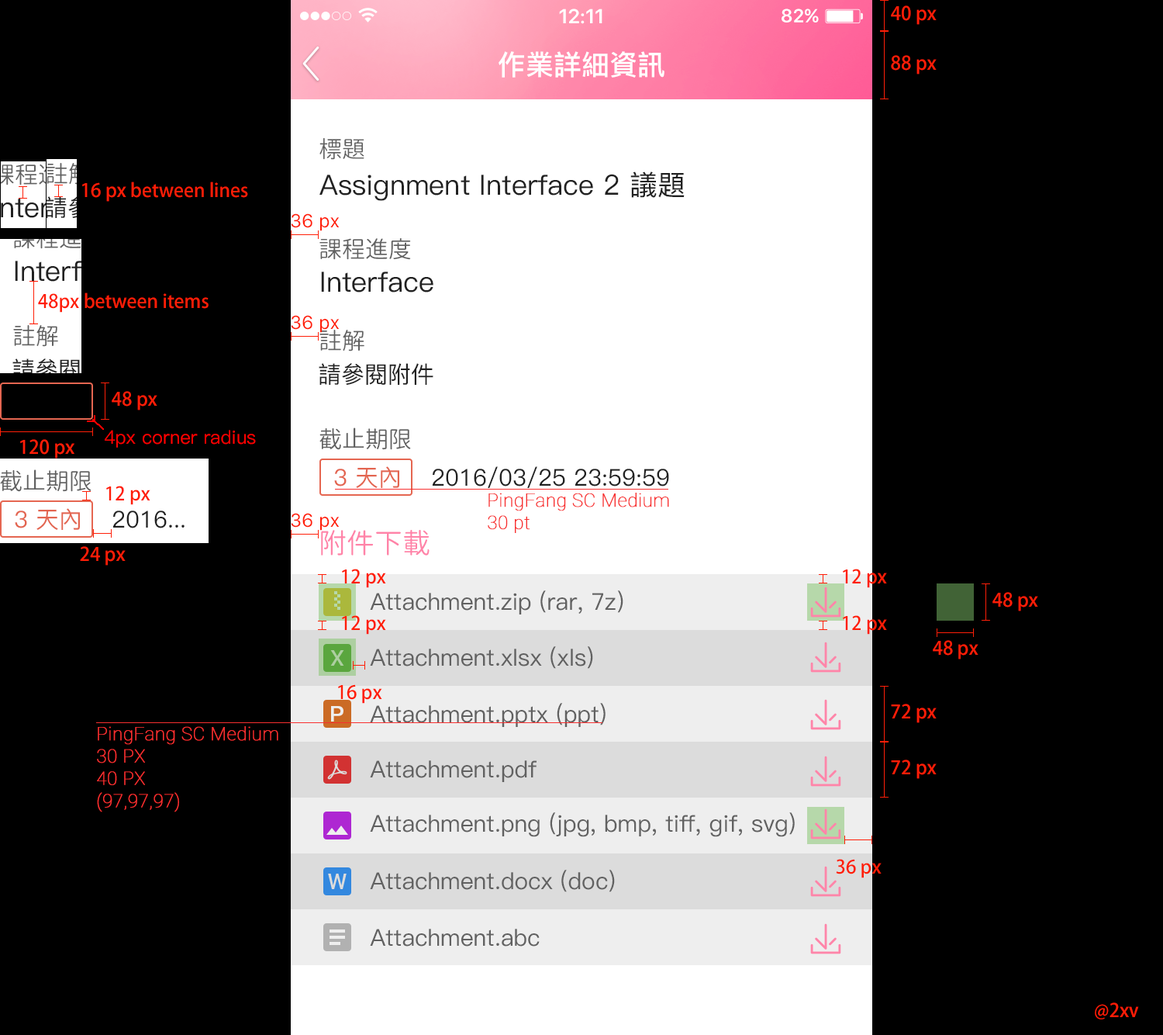
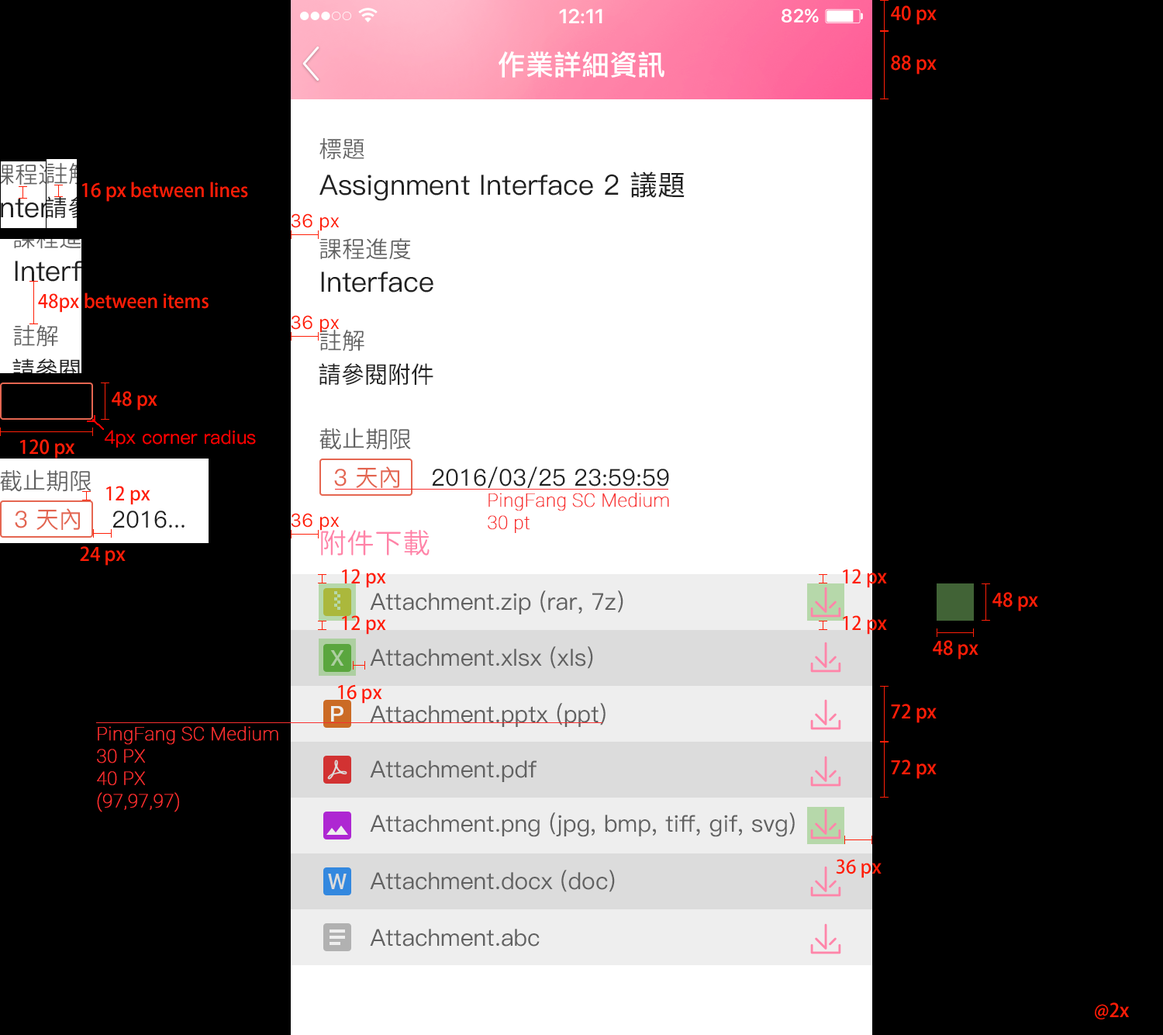
Revision of a layered w=1163, h=1035 image; what changed, layer by layer:
renamed "@2xv" to "@2x", painted on it over [1129, 1005, 1140, 1017]
